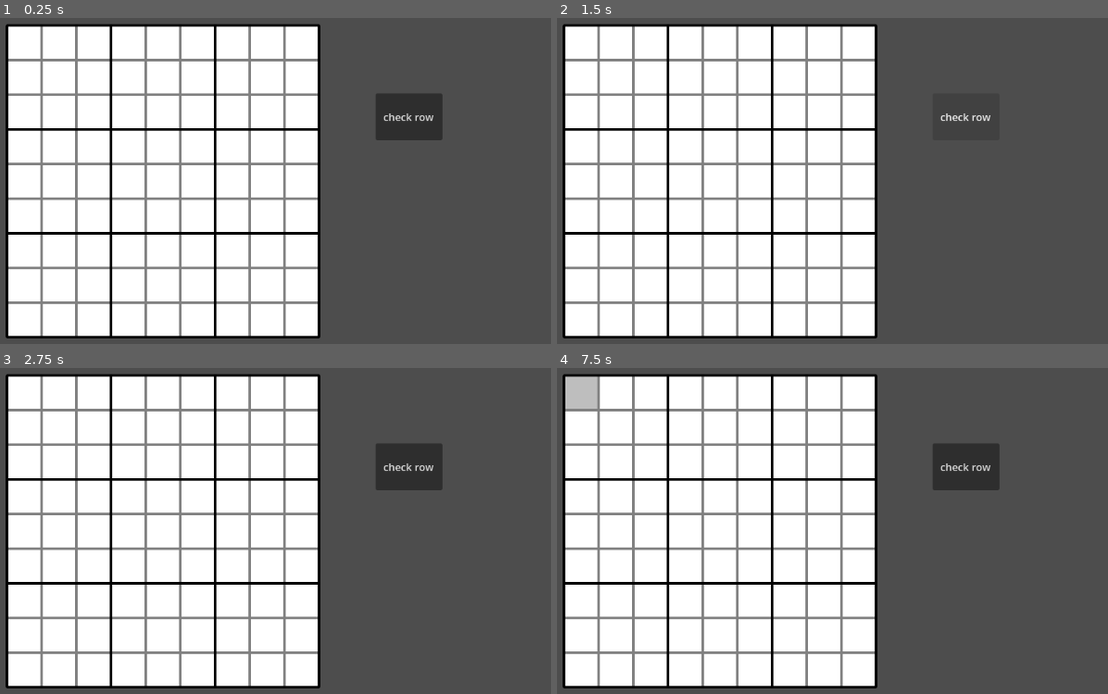
Above: before the commit, frames 1-4 (two rows, left to right).
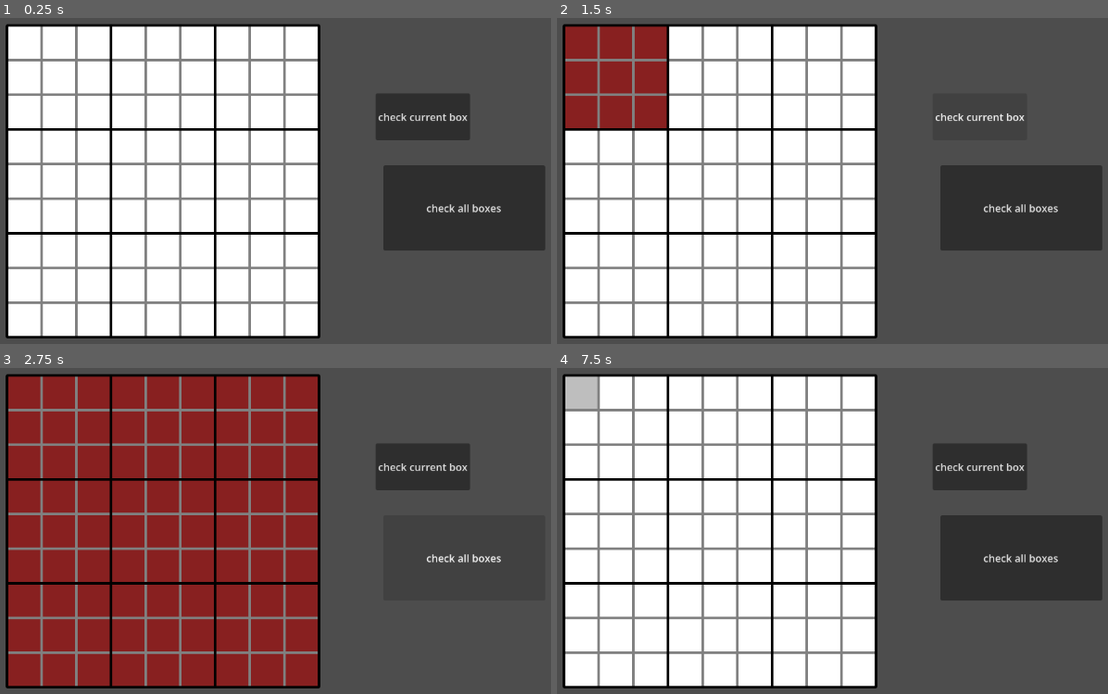
Above: after the commit, the same moments.

Repository: Convy32/Serengeti-Sudoku
Game: Godot game, scene res://game.tscn
Two runs of this game, one before a commit and one after it. Both use one fixed random seed, a clock stepped at 60 frames per second and the inputs below.
Inputs (mouse positions are in pixels of both pictures, inside the frame that each line leads up to):
- Up to frame 1 (0.25 s): no input
- Up to frame 2 (1.5 s): click (964, 115) at 0.5 s, where only the run before the commit has a clickable "check row"; click (981, 115) at 1.25 s, where only the run after the commit has a clickable "check current box"
- Up to frame 3 (2.75 s): click (462, 557) at 2 s, where only the run after the commit has a clickable "check all boxes"
- Up to frame 4 (7.5 s): click (964, 465) at 2.75 s, where only the run before the commit has a clickable "check row"; click (981, 465) at 3.5 s, where only the run after the commit has a clickable "check current box"; click (1019, 557) at 4.25 s, where only the run after the commit has a clickable "check all boxes"; click (964, 465) at 5 s, where only the run before the commit has a clickable "check row"; click (981, 465) at 5.75 s, where only the run after the commit has a clickable "check current box"; click (1019, 557) at 6.5 s, where only the run after the commit has a clickable "check all boxes"; tap Enter at 7.25 s; move the mouse to (579, 394) at 7.27 s; click (579, 394) at 7.42 s

The runs differ from the first frame. In frame 1, 8.4% of the frame differs, in the area x 68-99%, y 23-72%; in frame 2, 13%; in frame 3, 49%, in the area x 1-91%, y 2-98%; in frame 4, 8.4%.

Commit message:
All Boxes + Current Checkers
Add functions to check all and current (well first one at the moment) boxes, and return complete if all true

Diff:
--- a/sudoku/checkrow_test.gd
+++ /dev/null
@@ -1,11 +0,0 @@
-extends Button
-
-
-# Called when the node enters the scene tree for the first time.
-func _ready() -> void:
-	pass # Replace with function body.
-
-
-# Called every frame. 'delta' is the elapsed time since the previous frame.
-func _process(delta: float) -> void:
-	pass
--- a/sudoku/game.tscn
+++ b/sudoku/game.tscn
@@ -2,8 +2,8 @@
 
 [ext_resource type="Script" uid="uid://laykepskvs6l" path="res://grid_container.gd" id="1_80nbo"]
 [ext_resource type="FontFile" uid="uid://b1vallubdqtnr" path="res://ChivoMono-VariableFont_wght.ttf" id="1_fc0e3"]
+[ext_resource type="Script" uid="uid://rka4ge3is85n" path="res://main.gd" id="2_ryrav"]
 [ext_resource type="Texture2D" uid="uid://c5qdecpb0w03y" path="res://greygb1.png" id="3_fc0e3"]
-[ext_resource type="Script" uid="uid://ck65epadkok3r" path="res://checkrow_test.gd" id="5_7jktm"]
 [ext_resource type="Texture2D" uid="uid://bt8yarauyheww" path="res://blackgrid1.png" id="6_ryrav"]
 
 [sub_resource type="Theme" id="Theme_feb5d"]
@@ -21,6 +21,7 @@
 grow_horizontal = 2
 grow_vertical = 2
 theme = SubResource("Theme_feb5d")
+script = ExtResource("2_ryrav")
 
 [node name="Camera2D" type="Camera2D" parent="." unique_id=2128346661]
 position = Vector2(575, 325)
@@ -53,11 +54,21 @@
 position = Vector2(241, 241)
 texture = ExtResource("6_ryrav")
 
-[node name="Button" type="Button" parent="." unique_id=421031868]
+[node name="CheckCurrentBox" type="Button" parent="." unique_id=421031868]
 layout_mode = 0
 offset_left = 729.0
 offset_top = 233.0
 offset_right = 833.0
 offset_bottom = 306.0
-text = "check row"
-script = ExtResource("5_7jktm")
+text = "check current box"
+
+[node name="CheckBoxes" type="Button" parent="." unique_id=468142531]
+layout_mode = 0
+offset_left = 741.0
+offset_top = 345.0
+offset_right = 993.0
+offset_bottom = 478.0
+text = "check all boxes"
+
+[connection signal="pressed" from="CheckCurrentBox" to="." method="_on_check_current_box_pressed"]
+[connection signal="pressed" from="CheckBoxes" to="." method="_on_check_boxes_pressed"]
--- a/sudoku/grid_space.gd
+++ b/sudoku/grid_space.gd
@@ -12,6 +12,7 @@
 	color = Color.WHITE
 	label = Label.new()
 	add_child(label)
+	box_value = ""
 	label.size = Vector2(50, 50)
 	label.horizontal_alignment = HORIZONTAL_ALIGNMENT_CENTER
 	label.vertical_alignment = VERTICAL_ALIGNMENT_CENTER
@@ -41,3 +42,4 @@
 				box_value = inputnum
 			elif OS.get_keycode_string(event.keycode) == "Backspace":
 				label.text = ""
+				box_value = ""
--- /dev/null
+++ b/sudoku/main.gd
@@ -0,0 +1,35 @@
+extends Control
+
+
+func check_spaces(spaces: Array):
+	var result = true
+	var numbers_found = []
+	var duplicate_numbers = []
+
+	for s in spaces:
+		if s.box_value in numbers_found:
+			result = false
+			duplicate_numbers.append(s.box_value)
+		if s.box_value:
+			numbers_found.append(s.box_value)
+		if s.box_value == "":
+			s.color = Color(0.54509807, 0, 0, 0.75)
+			result = false
+	for s in spaces:
+		if s.box_value in duplicate_numbers:
+			s.color = Color(0.54509807, 0, 0, 0.75)
+
+	return result
+
+
+func _on_check_boxes_pressed() -> void:
+	var complete = 0
+	for i in range(2, 11):
+		if check_spaces($GridContainer.get_child(i).get_children()) == true:
+			complete += 1
+	if complete == 9:
+		print("all complete")
+
+
+func _on_check_current_box_pressed() -> void:
+	check_spaces($GridContainer.get_child(2).get_children())
Not shown, removed: sudoku/checkrow_test.gd.uid
Not shown, added: sudoku/main.gd.uid
